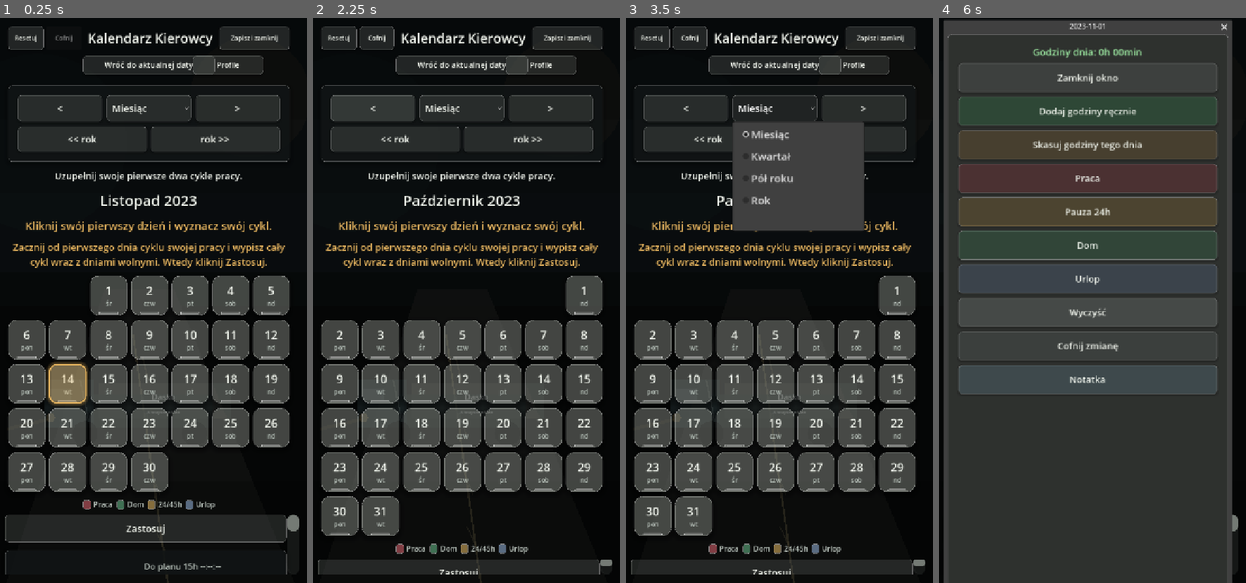
Above: before the commit, frames 1-4 (left to right).
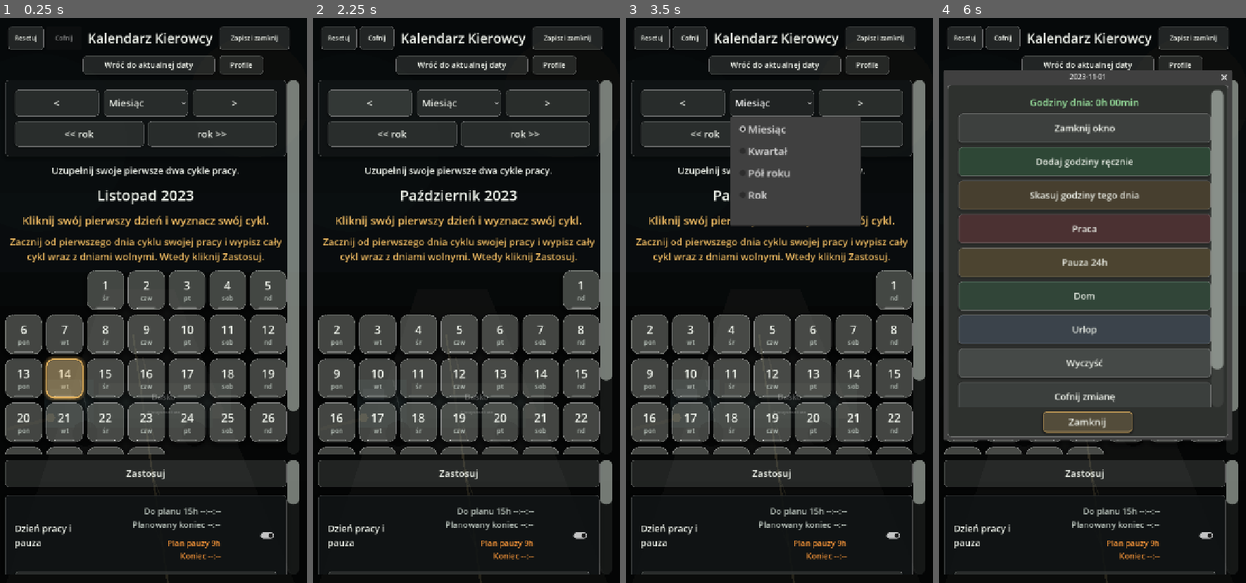
Above: after the commit, the same moments.

Repository: ElKlient/IDOL-Genesis
Game: Godot game, scene res://scenes/main.tscn
The game is run twice, just before and just after one commit, with the same random seed, the same clock (stepped at 60 frames per second) and the same inputs.
Inputs (mouse positions are in pixels of both pictures, inside the frame that each line leads up to):
- Up to frame 1 (0.25 s): no input
- Up to frame 2 (2.25 s): click "Zapisz i zamknij" at 0.5 s; click "Cofnij" at 1.25 s; click "<" at 2 s
- Up to frame 3 (3.5 s): click "Miesiąc" at 2.75 s
- Up to frame 4 (6 s): click ">" at 3.5 s; click "<< rok" at 4.25 s; click "rok >>" at 5 s; click (1046, 294) at 5.77 s

The runs differ from the first frame. In frame 1, 32% of the frame differs, in the area x 1-98%, y 6-99%; in frame 2, 31%; in frame 3, 29%; in frame 4, 49%, in the area x 1-98%, y 0-100%.

Commit message:
Fix calendar layout and release-only touch actions

Diff:
--- a/scripts/main.gd
+++ b/scripts/main.gd
@@ -90,6 +90,7 @@
 var options_root: VBoxContainer
 var months_box: VBoxContainer
 var return_today_button: Button
+var return_today_overlay: MarginContainer
 var profile_button: Button
 var profile_overlay: VBoxContainer
 var profile_panel: PanelContainer
@@ -145,6 +146,7 @@
 var monthly_work_total_label: Label
 var day_action_hours_label: Label
 var day_action_dialog: AcceptDialog
+var day_action_scroll: ScrollContainer
 var manual_hours_dialog: ConfirmationDialog
 var manual_hours_spin: SpinBox
 var manual_minutes_spin: SpinBox
@@ -250,7 +252,6 @@
 
 
 func _gui_input(event: InputEvent) -> void:
-	_track_scroll_touch(event)
 	if _consume_horizontal_drag(event, true):
 		return
 	if _consume_calendar_only_drag(event):
@@ -261,14 +262,12 @@
 
 
 func _unhandled_input(event: InputEvent) -> void:
-	_track_scroll_touch(event)
 	if _event_is_drag_motion(event):
 		_block_touch_drag_actions()
 		_lock_horizontal_scroll_deferred()
 
 
 func _on_main_scroll_gui_input(event: InputEvent) -> void:
-	_track_scroll_touch(event)
 	if _consume_horizontal_drag(event, true):
 		return
 	if event is InputEventScreenDrag or event is InputEventPanGesture:
@@ -282,7 +281,6 @@
 
 
 func _on_calendar_scroll_gui_input(event: InputEvent) -> void:
-	_track_scroll_touch(event)
 	if _consume_horizontal_drag(event, true):
 		return
 	if _event_is_drag_motion(event):
@@ -361,6 +359,7 @@
 	root.custom_minimum_size = Vector2(PORTRAIT_WIDTH, 0)
 	root.size_flags_horizontal = Control.SIZE_SHRINK_CENTER
 	root.add_theme_constant_override("separation", 18)
+	root.minimum_size_changed.connect(_fit_calendar_height.call_deferred)
 	calendar_center.add_child(root)
 
 	main_scroll = ScrollContainer.new()
@@ -389,9 +388,11 @@
 	_sync_calendar_root_width()
 
 	header_bar = HBoxContainer.new()
-	header_bar.size_flags_horizontal = Control.SIZE_EXPAND_FILL
+	header_bar.custom_minimum_size.x = PORTRAIT_WIDTH
+	header_bar.size_flags_horizontal = Control.SIZE_SHRINK_CENTER
 	header_bar.add_theme_constant_override("separation", 8)
-	root.add_child(header_bar)
+	screen_root.add_child(header_bar)
+	screen_root.move_child(header_bar, 0)
 
 	var undo_row := HBoxContainer.new()
 	undo_row.size_flags_horizontal = Control.SIZE_SHRINK_BEGIN
@@ -438,7 +439,8 @@
 
 	return_today_spacer = Control.new()
 	return_today_spacer.custom_minimum_size = Vector2(0, RETURN_TODAY_BUTTON_HEIGHT)
-	root.add_child(return_today_spacer)
+	screen_root.add_child(return_today_spacer)
+	screen_root.move_child(return_today_spacer, 1)
 
 	navigation_panel = _build_navigation_panel()
 	root.add_child(navigation_panel)
@@ -753,6 +755,7 @@
 
 func _add_return_today_overlay() -> void:
 	var overlay := MarginContainer.new()
+	return_today_overlay = overlay
 	overlay.set_anchors_preset(Control.PRESET_TOP_WIDE)
 	overlay.offset_left = 18.0
 	overlay.offset_right = -18.0
@@ -818,7 +821,7 @@
 	profile_button.text = "Profile"
 	_connect_tap(profile_button, Callable(self, "_toggle_profile_panel"))
 	_prepare_control(profile_button, 16, PROFILE_BUTTON_HEIGHT)
-	profile_button.custom_minimum_size.x = PROFILE_BUTTON_WIDTH
+	profile_button.custom_minimum_size.x = 100
 	profile_button.size_flags_horizontal = Control.SIZE_SHRINK_END
 	profile_overlay.add_child(profile_button)
 
@@ -953,7 +956,7 @@
 	if _range_months() > 1:
 		calendar_touch_shield.visible = false
 		return
-	if calendar_only_mode:
+	if calendar_only_mode and calendar_scroll.vertical_scroll_mode == ScrollContainer.SCROLL_MODE_DISABLED:
 		var viewport_rect := get_viewport_rect()
 		calendar_touch_shield.position = viewport_rect.position
 		calendar_touch_shield.size = viewport_rect.size
@@ -1198,12 +1201,20 @@
 	day_action_dialog.add_theme_stylebox_override("panel", _dialog_style())
 	add_child(day_action_dialog)
 
+	day_action_scroll = ScrollContainer.new()
+	day_action_scroll.horizontal_scroll_mode = ScrollContainer.SCROLL_MODE_DISABLED
+	day_action_scroll.vertical_scroll_mode = ScrollContainer.SCROLL_MODE_AUTO
+	day_action_scroll.scroll_deadzone = TOUCH_SCROLL_DEADZONE_MENU
+	day_action_dialog.add_child(day_action_scroll)
+	_style_scrollbar(day_action_scroll)
+
 	var margin := MarginContainer.new()
+	margin.size_flags_horizontal = Control.SIZE_EXPAND_FILL
 	margin.add_theme_constant_override("margin_left", 14)
 	margin.add_theme_constant_override("margin_right", 14)
 	margin.add_theme_constant_override("margin_top", 14)
 	margin.add_theme_constant_override("margin_bottom", 14)
-	day_action_dialog.add_child(margin)
+	day_action_scroll.add_child(margin)
 
 	var box := VBoxContainer.new()
 	box.add_theme_constant_override("separation", 10)
@@ -1257,6 +1268,7 @@
 	var close_button := day_action_dialog.get_ok_button()
 	close_button.text = "Zamknij"
 	_prepare_control(close_button, 22, 66)
+	close_button.focus_mode = Control.FOCUS_ALL
 	close_button.custom_minimum_size.x = 360
 
 
@@ -1304,6 +1316,7 @@
 	var ok_button := manual_hours_dialog.get_ok_button()
 	ok_button.text = "Dodaj"
 	_prepare_control(ok_button, 18, 48)
+	ok_button.focus_mode = Control.FOCUS_ALL
 
 	var cancel_button := manual_hours_dialog.get_cancel_button()
 	cancel_button.text = "Anuluj"
@@ -1566,9 +1579,13 @@
 	if header_bar != null:
 		header_bar.visible = not calendar_only_mode
 	if return_today_spacer != null:
-		return_today_spacer.visible = not calendar_only_mode
+		return_today_spacer.visible = true
+		return_today_spacer.custom_minimum_size.y = CALENDAR_ONLY_RETURN_HEIGHT if calendar_only_mode else RETURN_TODAY_BUTTON_HEIGHT
 	if return_today_button != null:
-		return_today_button.visible = not calendar_only_mode
+		return_today_button.visible = true
+		move_child(return_today_overlay, get_child_count() - 1)
+		return_today_overlay.offset_top = CALENDAR_ONLY_RETURN_TOP if calendar_only_mode else RETURN_TODAY_BUTTON_TOP
+		return_today_overlay.offset_bottom = return_today_overlay.offset_top + RETURN_TODAY_BUTTON_HEIGHT
 	if profile_overlay != null:
 		profile_overlay.visible = not calendar_only_mode
 	if reset_settings_button != null:
@@ -1587,6 +1604,7 @@
 		_set_profile_panel_visible(false)
 	_apply_day_tools_visibility()
 	_update_undo_buttons()
+	_fit_calendar_height.call_deferred()
 
 
 func _update_main_scroll_touch_mode() -> void:
@@ -1608,12 +1626,33 @@
 	var multi_month_view := _range_months() > 1
 	calendar_scroll.scroll_deadzone = TOUCH_SCROLL_DEADZONE_MENU
 	calendar_scroll.horizontal_scroll_mode = ScrollContainer.SCROLL_MODE_DISABLED
-	calendar_scroll.vertical_scroll_mode = ScrollContainer.SCROLL_MODE_AUTO if multi_month_view else ScrollContainer.SCROLL_MODE_DISABLED
 	calendar_scroll.size_flags_vertical = Control.SIZE_EXPAND_FILL if multi_month_view else Control.SIZE_SHRINK_BEGIN
 	calendar_scroll.size_flags_stretch_ratio = 3.0 if multi_month_view else 1.0
-	if not multi_month_view:
+	if multi_month_view:
+		calendar_scroll.vertical_scroll_mode = ScrollContainer.SCROLL_MODE_AUTO
+		calendar_scroll.custom_minimum_size.y = 0
+	else:
+		_fit_calendar_height.call_deferred()
+	_lock_horizontal_scroll_deferred()
+
+
+func _fit_calendar_height() -> void:
+	if calendar_root == null or main_scroll == null or _range_months() > 1:
+		return
+	var available_height := get_viewport_rect().size.y - 38.0
+	for fixed_control in [header_bar, return_today_spacer]:
+		if fixed_control != null and fixed_control.visible:
+			available_height -= fixed_control.get_combined_minimum_size().y + 12.0
+	if not calendar_only_mode:
+		available_height -= minf(260.0, get_viewport_rect().size.y * 0.25) + 12.0
+	var content_height := calendar_root.get_combined_minimum_size().y
+	var height_limit := maxf(180.0, available_height)
+	var needs_scroll := content_height > height_limit
+	calendar_scroll.vertical_scroll_mode = ScrollContainer.SCROLL_MODE_AUTO if needs_scroll else ScrollContainer.SCROLL_MODE_DISABLED
+	calendar_scroll.custom_minimum_size.y = minf(content_height, height_limit)
+	if not needs_scroll:
 		calendar_scroll.scroll_vertical = 0
-	_lock_horizontal_scroll_deferred()
+	_sync_calendar_touch_shield()
 
 
 func _sync_calendar_root_width() -> void:
@@ -1633,7 +1672,10 @@
 		calendar_root.custom_minimum_size.x = root_width
 	if options_root != null:
 		options_root.custom_minimum_size.x = root_width
+	if header_bar != null:
+		header_bar.custom_minimum_size.x = root_width
 	_lock_horizontal_scroll_deferred()
+	_fit_calendar_height.call_deferred()
 
 
 func _update_undo_buttons() -> void:
@@ -2832,7 +2874,10 @@
 	_select_day(year, month, day)
 	day_action_dialog.title = selected_day_key
 	_update_selected_day_hours_label()
-	day_action_dialog.popup_centered()
+	day_action_scroll.scroll_vertical = 0
+	var available := Vector2i(get_viewport_rect().size) - Vector2i(36, 80)
+	day_action_dialog.min_size = Vector2i(mini(640, available.x), mini(720, available.y))
+	day_action_dialog.popup_centered(Vector2i(mini(640, available.x), mini(980, available.y)))
 
 
 func _select_day(year: int, month: int, day: int) -> void:
@@ -3707,16 +3752,13 @@
 	_register_scroll_safe_control(button)
 	button.mouse_filter = Control.MOUSE_FILTER_STOP
 	button.action_mode = BaseButton.ACTION_MODE_BUTTON_RELEASE
-	button.button_down.connect(func() -> void:
-		_run_day_tool_button_action(button, action)
-	)
 	button.pressed.connect(func() -> void:
 		_run_day_tool_button_action(button, action)
 	)
 
 
 func _run_day_tool_button_action(button: BaseButton, action: Callable) -> void:
-	if not is_instance_valid(button):
+	if not is_instance_valid(button) or touch_drag_cancelled:
 		return
 
 	var now_msec := int(Time.get_ticks_msec())
@@ -3753,7 +3795,7 @@
 	_register_scroll_safe_control(button)
 	button.action_mode = BaseButton.ACTION_MODE_BUTTON_RELEASE
 	button.pressed.connect(func() -> void:
-		if touch_drag_cancelled:
+		if touch_drag_cancelled or calendar_only_mode:
 			return
 		action.call()
 	)
@@ -3769,7 +3811,6 @@
 
 
 func _handle_calendar_area_input(event: InputEvent) -> void:
-	_track_scroll_touch(event)
 	if _consume_horizontal_drag(event, true):
 		return
 	if _event_is_drag_motion(event):
@@ -3906,7 +3947,7 @@
 
 
 func _run_navigation_button_action_for_button(button: BaseButton, action: Callable) -> void:
-	if not is_instance_valid(button):
+	if not is_instance_valid(button) or touch_drag_cancelled:
 		return
 
 	var now_msec := int(Time.get_ticks_msec())
@@ -3924,13 +3965,21 @@
 
 	control.set_meta("scroll_safe_registered", true)
 	control.mouse_filter = Control.MOUSE_FILTER_PASS
-	control.gui_input.connect(_track_scroll_touch)
+	control.gui_input.connect(_track_popup_touch.bind(control))
 
 	if control is BaseButton:
 		var button := control as BaseButton
 		scroll_safe_buttons.append(button)
 		button.focus_mode = Control.FOCUS_NONE
 		button.action_mode = BaseButton.ACTION_MODE_BUTTON_RELEASE
+
+
+func _track_popup_touch(event: InputEvent, control: Control) -> void:
+	# Root input already uses viewport coordinates; popup events need conversion.
+	if control.get_viewport() == get_viewport():
+		return
+	var transformed := event.xformed_by(control.get_global_transform_with_canvas())
+	_track_scroll_touch(transformed)
 
 
 func _tap_is_blocked() -> bool:
@@ -3981,6 +4030,8 @@
 func _consume_calendar_only_drag(event: InputEvent) -> bool:
 	if not calendar_only_mode or not _event_is_drag_motion(event):
 		return false
+	if not _event_is_horizontal_drag(event) and calendar_scroll.vertical_scroll_mode == ScrollContainer.SCROLL_MODE_AUTO:
+		return false
 
 	_block_touch_drag_actions()
 	_lock_horizontal_scroll_deferred()
@@ -4081,6 +4132,8 @@
 	touch_start_position = position
 	touch_drag_total = Vector2.ZERO
 	touch_drag_cancelled = false
+	navigation_blocked_until_msec = -10000
+	last_drag_release_msec = -10000
 
 
 func _update_touch_tracking(position: Vector2) -> void:
@@ -4755,9 +4808,19 @@
 	_accept_calendar_page()
 	_refresh_today_day_index()
 	_rebuild_calendar()
+	_scroll_to_today.call_deferred()
 	if main_scroll != null:
 		main_scroll.set_deferred("scroll_vertical", 0)
 	_save_settings_to_disk()
+
+
+func _scroll_to_today() -> void:
+	await get_tree().process_frame
+	for target in day_touch_targets:
+		var day_index := ScheduleCalculator.day_index_from_date(int(target["year"]), int(target["month"]), int(target["day"]))
+		if day_index == today_day_index and is_instance_valid(target["button"]):
+			calendar_scroll.ensure_control_visible(target["button"])
+			return
 
 
 func _open_month_from_overview(year: int, month: int) -> void:
--- a/tests/release_audit.gd
+++ b/tests/release_audit.gd
@@ -60,6 +60,38 @@
 	var path := "user://%s.png" % name
 	var error := picture.save_png(path)
 	print("SCREENSHOT | %s | %s" % [ProjectSettings.globalize_path(path), error])
+
+
+func _click_at(position: Vector2, move: Vector2 = Vector2.ZERO, target_viewport: Viewport = null) -> void:
+	var input_viewport := root
+	if target_viewport != null:
+		position = root.get_screen_transform().affine_inverse() * target_viewport.get_screen_transform() * position
+	var hover := InputEventMouseMotion.new()
+	hover.position = position
+	hover.global_position = position
+	input_viewport.push_input(hover, true)
+	var press := InputEventMouseButton.new()
+	press.button_index = MOUSE_BUTTON_LEFT
+	press.button_mask = MOUSE_BUTTON_MASK_LEFT
+	press.position = position
+	press.global_position = position
+	press.pressed = true
+	input_viewport.push_input(press, true)
+	await process_frame
+	if move != Vector2.ZERO:
+		var motion := InputEventMouseMotion.new()
+		motion.button_mask = MOUSE_BUTTON_MASK_LEFT
+		motion.position = position + move
+		motion.global_position = position + move
+		motion.relative = move
+		input_viewport.push_input(motion, true)
+		await process_frame
+	var release := InputEventMouseButton.new()
+	release.button_index = MOUSE_BUTTON_LEFT
+	release.position = position + move
+	release.global_position = position + move
+	input_viewport.push_input(release, true)
+	await _settle()
 
 
 func _run() -> void:
@@ -243,7 +275,59 @@
 	await _settle()
 	print("LAYOUT | day_dialog=%s root=%s" % [app.day_action_dialog.size, root.size])
 	_check("Day actions dialog fits portrait viewport", app.day_action_dialog.size.y <= root.size.y, "dialog_height=%s viewport_height=%s" % [app.day_action_dialog.size.y, root.size.y])
+	app.day_action_scroll.scroll_vertical = 100000
+	await _settle()
+	var day_actions: Control = app.day_action_scroll.get_child(0).get_child(0)
+	var last_action: Control = day_actions.get_child(day_actions.get_child_count() - 1)
+	_check("Last day action can be scrolled into view", app.day_action_scroll.get_global_rect().encloses(last_action.get_global_rect()))
+	await _click_at(last_action.get_global_rect().get_center(), Vector2.ZERO, app.day_action_dialog)
+	_check("Day popup buttons respond after scrolling", app.note_dialog.visible)
+	app.note_dialog.hide()
 	app.day_action_dialog.hide()
+	app._save_and_close_main_view()
+	await _settle()
+	app.main_scroll.ensure_control_visible(app.start_work_button)
+	await _settle()
+	await _click_at(app.start_work_button.get_global_rect().get_center(), Vector2(0, -50))
+	_check("Dragging over work button does not start work", app.work_start_unix == 0)
+	app.main_scroll.ensure_control_visible(app.start_work_button)
+	await _settle()
+	await _click_at(app.start_work_button.get_global_rect().get_center())
+	_check("Clean press and release starts work", app.work_start_unix > 0)
+	_clean()
+	app.calendar_scroll.scroll_vertical = 0
+	await _settle()
+	var next_month_button: Button
+	for button in app.navigation_buttons:
+		if is_instance_valid(button) and button.is_visible_in_tree() and button.text == ">":
+			next_month_button = button
+	var navigation_before := Vector2i(app.current_year, app.current_month)
+	await _click_at(next_month_button.get_global_rect().get_center(), Vector2(45, 0))
+	_check("Dragging across month button does not navigate", navigation_before == Vector2i(app.current_year, app.current_month))
+	await _click_at(next_month_button.get_global_rect().get_center())
+	_check("Clean month button click navigates", navigation_before != Vector2i(app.current_year, app.current_month))
+	app._enter_calendar_only_mode()
+	await _settle()
+	await _click_at(app.return_today_button.get_global_rect().get_center())
+	var local_today := Time.get_datetime_dict_from_system()
+	_check("Today shortcut works in calendar-only mode", app.current_year == local_today.year and app.current_month == local_today.month)
+	_clean()
+	root.content_scale_size = Vector2i(720, 960)
+	root.size = Vector2i(720, 960)
+	await _settle()
+	app.current_year = 2026
+	app.current_month = 8
+	app._accept_calendar_page()
+	app._rebuild_calendar()
+	await _settle()
+	_check("Short viewport keeps options reachable", app.main_scroll.size.y >= app.settings_toggle_button.size.y and app.main_scroll.get_global_rect().end.y <= app.get_viewport_rect().size.y)
+	var header_position: Vector2 = app.header_bar.global_position
+	app.calendar_scroll.scroll_vertical = 100000
+	await _settle()
+	_check("Calendar scrolling leaves header fixed", app.header_bar.global_position == header_position)
+	root.content_scale_size = Vector2i(720, 1280)
+	root.size = Vector2i(720, 1280)
+	await _settle()
 
 	_clean()
 	var config_path := ProjectSettings.globalize_path(Main.SETTINGS_PATH)
